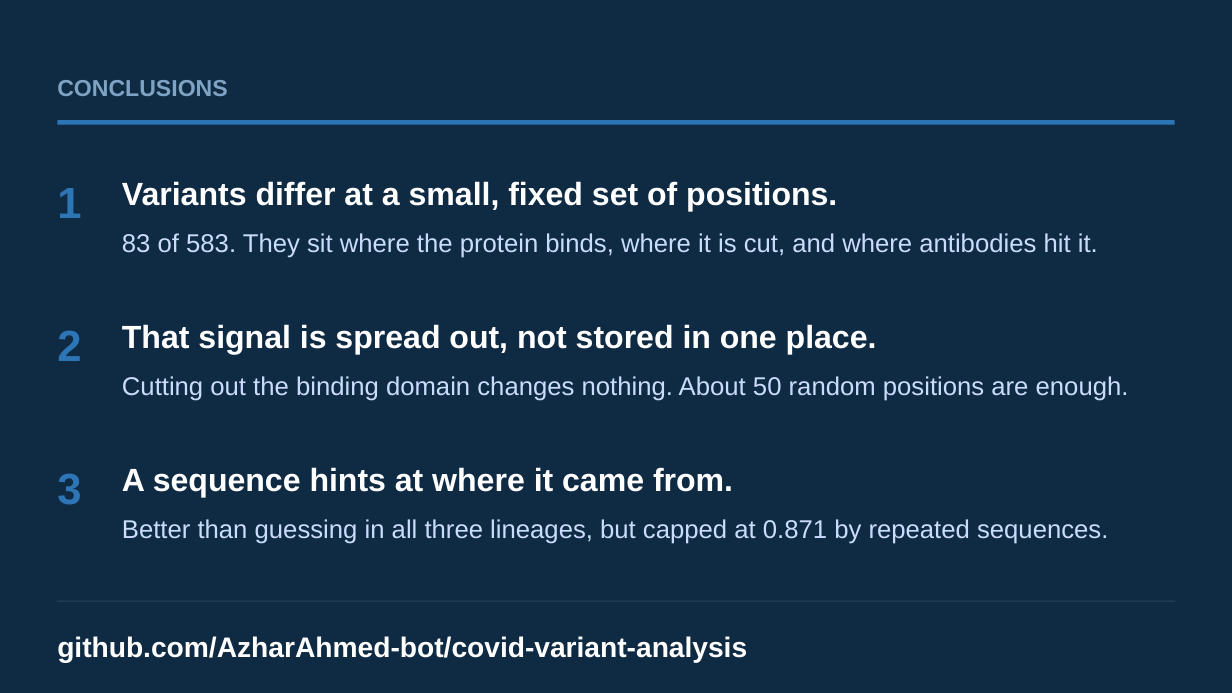
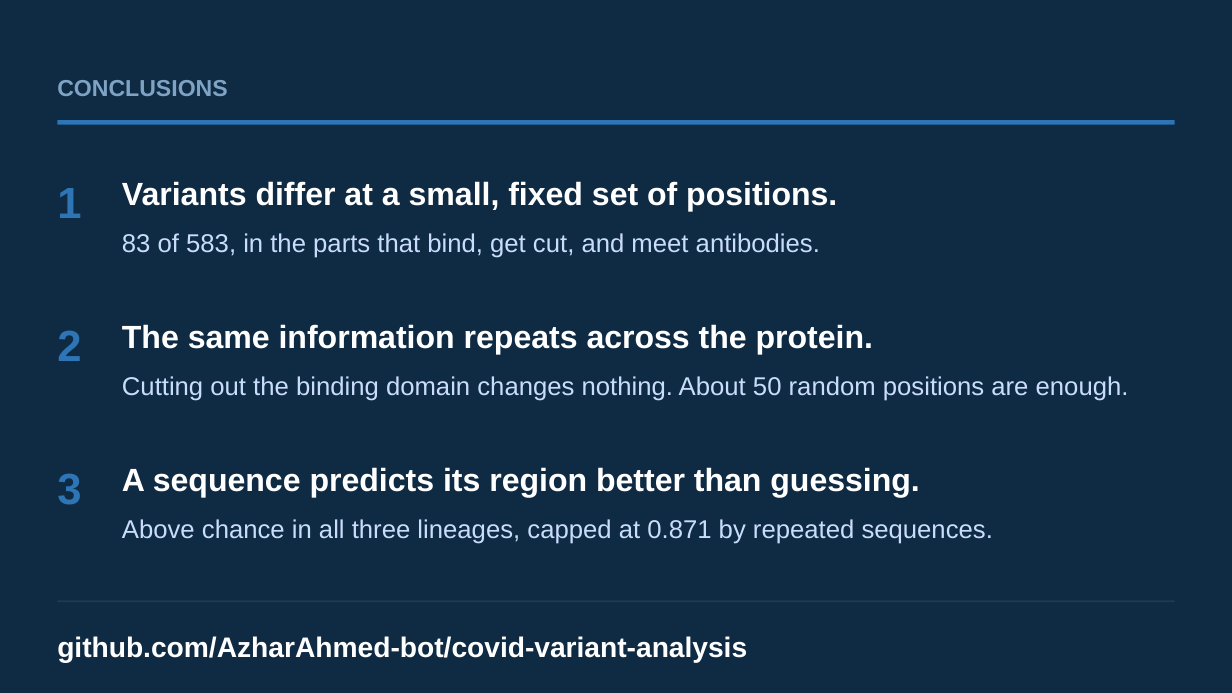
Before and after one commit to AzharAhmed-bot/covid-variant-analysis, a slide deck: slide 12 of deliverables/spike_variation_presentation.pptx. Drawn at 1232x693 pixels with LibreOffice and Linux fonts; fonts in the diff are those of the drawing. Boxes give left, top, right and bottom in pixels: in the first picture for what was removed or moved away, otherwise in the second. Text is boxed around its words. In the diff, an @@ line names an element or a change of style, - is before the commit and + after.

Commit message:
Apply writing style rules to slide text

```diff
--- a/deliverables/spike_variation_presentation.pptx
+++ b/deliverables/spike_variation_presentation.pptx
@@ text at <box>122,233,820,258</box>: text changed @@
-83 of 583. They sit where the protein binds, where it is cut, and where antibodies hit it.
+83 of 583, in the parts that bind, get cut, and meet antibodies.
@@ text at <box>122,324,873,354</box>: text changed @@
-That signal is spread out, not stored in one place.
+The same information repeats across the protein.
@@ text at <box>122,467,919,498</box>: text changed @@
-A sequence hints at where it came from.
+A sequence predicts its region better than guessing.
@@ text at <box>122,519,993,544</box>: text changed @@
-Better than guessing in all three lineages, but capped at 0.871 by repeated sequences.
+Above chance in all three lineages, capped at 0.871 by repeated sequences.
```
Also in this commit, not shown: 6 other slides changed, 1 other file.
